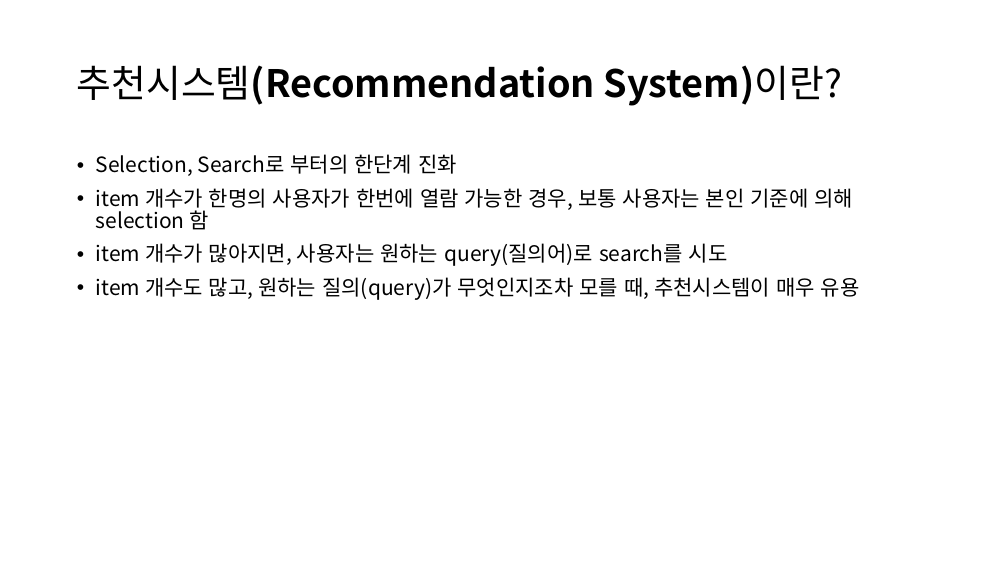
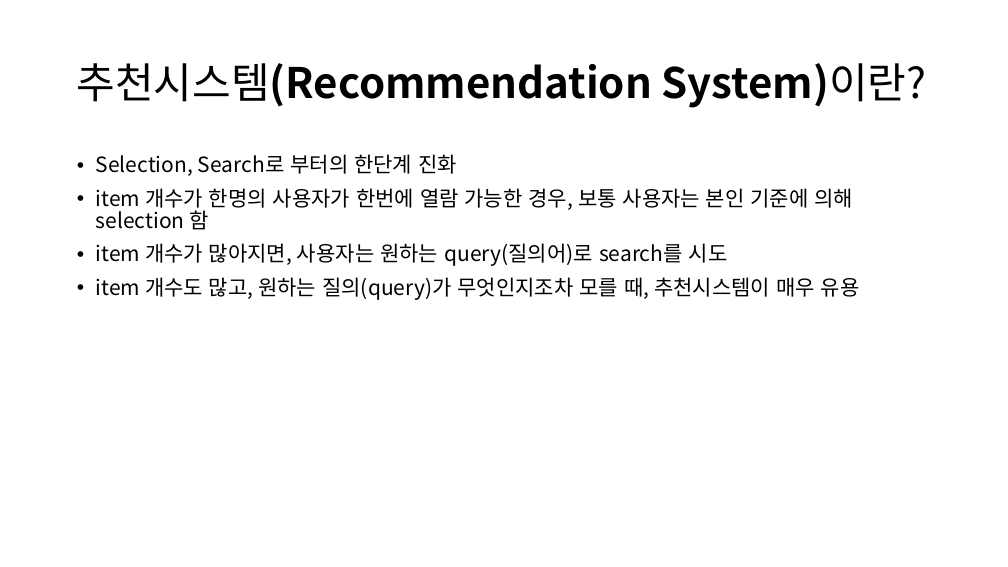
Before and after one commit to CheonSeounghyun/Coordination-Recommend, a slide deck: slide 5 of doc/9주차 ppt.pptx. Drawn at 1008x567 pixels with LibreOffice and Linux fonts; fonts in the diff are those of the drawing. Boxes give left, top, right and bottom in pixels: in the first picture for what was removed or moved away, otherwise in the second. Text is boxed around its words. In the diff, an @@ line names an element or a change of style, - is before the commit and + after.

```diff
--- a/doc/9주차 ppt.pptx
+++ b/doc/9주차 ppt.pptx
@@ title "추천시스템(Recommendation System)이란?" at [77,63,927,108]: size 36 to 40 pt @@
```
Also in this commit, not shown: 6 other slides changed.
